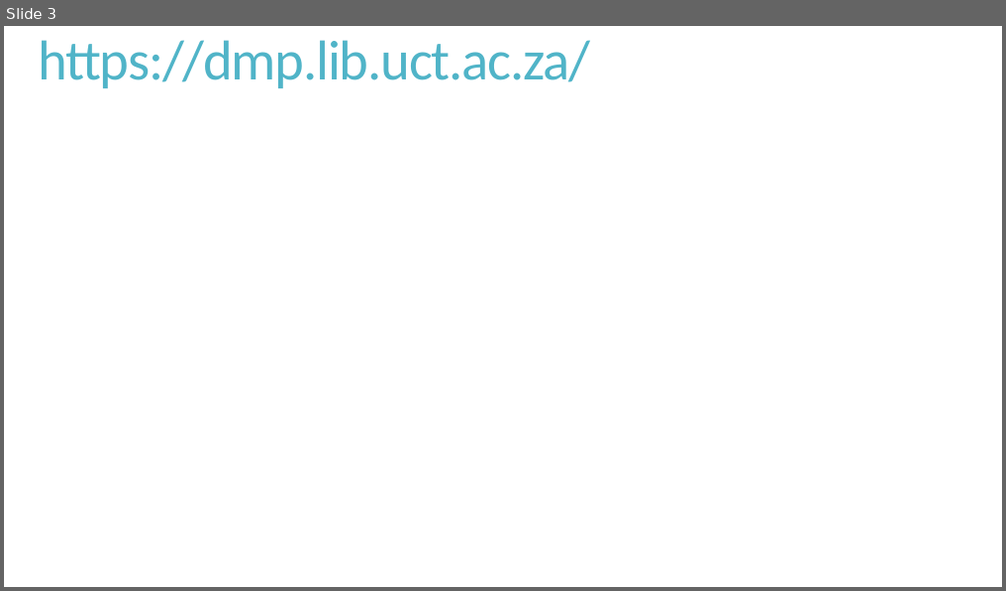
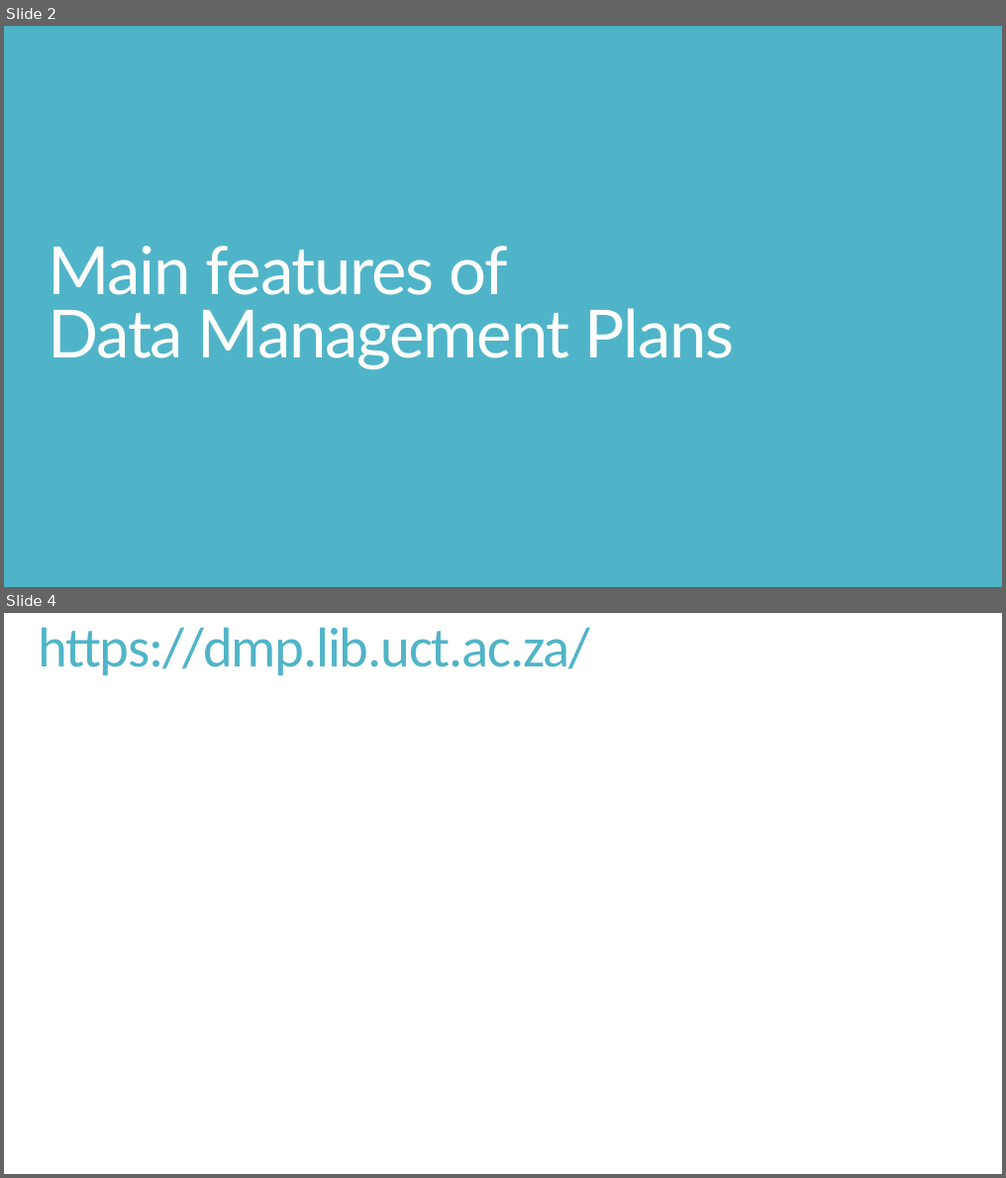
Before and after one commit to mvichi/SAMOS-Core3-UCT, a slide deck: lectures/Day2.pptx. Shown one above the other, each under a label of ours: slide 3 before the commit, slides 2 and 4 after it; the slides between them are not shown. The pictures are 1006x591 and 1006x1178 pixels, drawn with LibreOffice and Linux fonts; fonts in the diff are those of the drawing; background and template pictures are left out. Boxes give left, top, right and bottom in pixels: in the first picture for what was removed or moved away, otherwise in the second. Text is boxed around its words. In the diff, an @@ line names an element or a change of style, - is before the commit and + after.

```diff
--- a/lectures/Day2.pptx
+++ b/lectures/Day2.pptx
@@ slide 2 added at [4, 26, 1002, 587], background #50B4C8 @@
@@ title added at [48, 246, 735, 371], 64 pt, text #FFFFFF @@
+Main features of
+Data Management Plans
@@ what was slide 3 is now slide 4 @@
```
Also in this commit, not shown: 1 slide changed, 1 other slide added, 2 other files.
